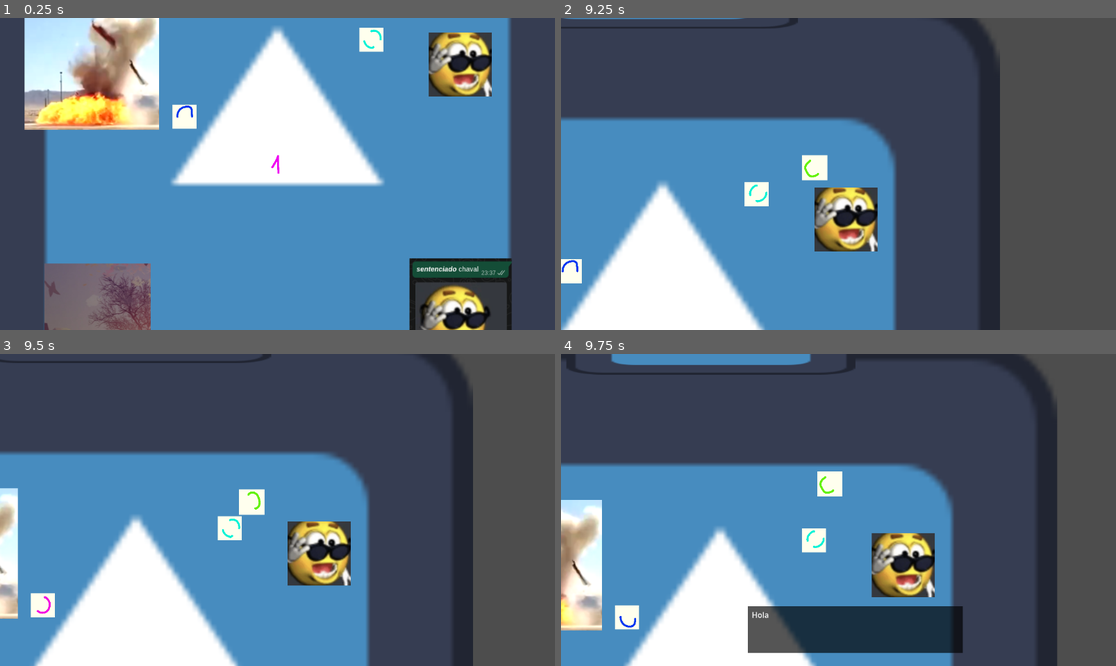
Above: before the commit, frames 1-4 (two rows, left to right).
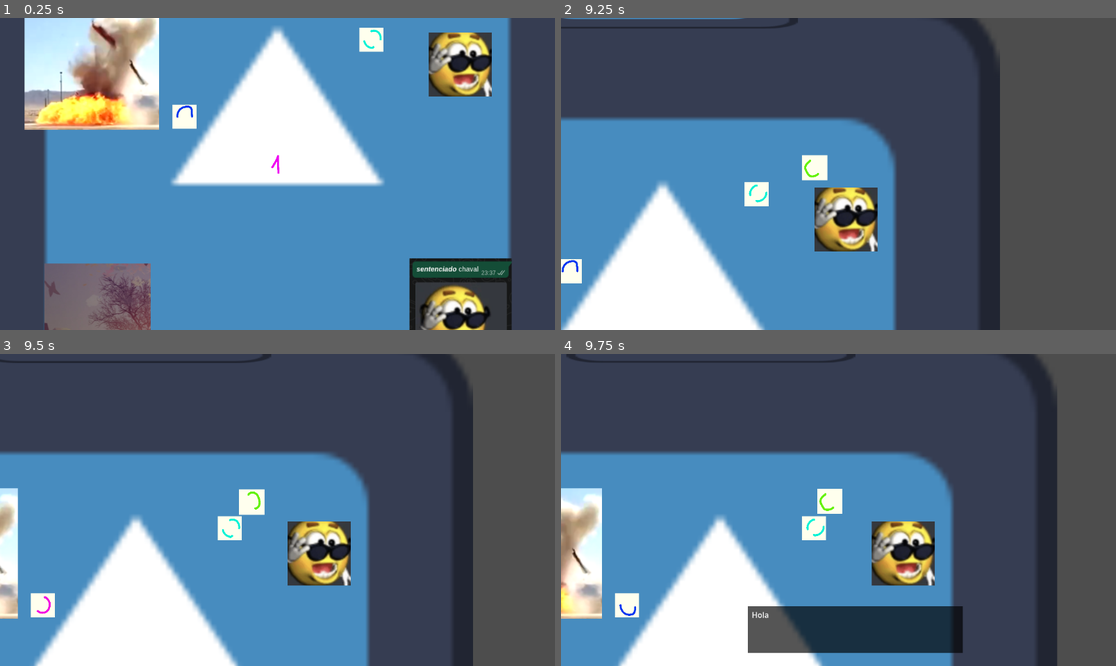
Above: after the commit, the same moments.

Repository: HectorAldao/quantic_gamejam
Game: Godot game, scene res://scenes/zonas/pueblo/pueblo.tscn
Two runs of this game, one before a commit and one after it. Both use one fixed random seed, a clock stepped at 60 frames per second and the inputs below. The engine's default icon, where the game draws it, is replaced by a stand-in: a white triangle on a blue panel in a dark square.
Inputs:
- Up to frame 1 (0.25 s): no input
- Up to frame 2 (9.25 s): hold E (interact) 0.53-1.28 s; hold W (move_character_up) 0.53-2.03 s; tap E (interact) every 1.5 s from 1.35 to 8.85 s; hold E (interact) 2.03-2.78 s; hold A (move_character_left) 2.03-3.53 s; hold S (move_character_down) 3.53-4.28 s; hold E (interact) 3.53-4.28 s; hold D (move_character_right) 4.28-5.03 s; hold W (move_character_up) 5.03-5.78 s; hold E (interact) 5.03-5.78 s; hold D (move_character_right) 5.78-8.03 s; hold E (interact) 6.53-7.28 s; hold S (move_character_down) 8.03-8.78 s; hold E (interact) 8.03-8.78 s; hold A (move_character_left) from 8.78 s (still down)
- Up to frame 3 (9.5 s): keep holding A (move_character_left)
- Up to frame 4 (9.75 s): release A (move_character_left) at 9.53 s; hold W (move_character_up) from 9.53 s (still down); hold E (interact) from 9.53 s (still down)

Frames 1-3 are identical in both runs. In frame 4, 14% of the frame differs, in the area x 0-90%, y 0-100%.

Commit message:
feat: player cant move while in dialog

Diff:
--- /dev/null
+++ b/godot_proyecto/controller/Controller.tscn
@@ -0,0 +1,6 @@
+[gd_scene format=3 uid="uid://ohrtp5hxnq5o"]
+
+[ext_resource type="Script" uid="uid://cmxpm0esl7j73" path="res://controller/controller.gd" id="1_kehcd"]
+
+[node name="Controller" type="Node" unique_id=1851623491]
+script = ExtResource("1_kehcd")
--- /dev/null
+++ b/godot_proyecto/controller/controller.gd
@@ -0,0 +1 @@
+extends Node
--- a/godot_proyecto/scenes/cientifica/cientifica.gd
+++ b/godot_proyecto/scenes/cientifica/cientifica.gd
@@ -32,8 +32,6 @@
 	var root = get_tree().current_scene
 	_search_player_recursively(root)
 
-	#if not player:
-	#	player = get_node_or_null("/root/Personaje")
 	if player:
 		player.interact.connect(_on_player_interact)
 
--- a/godot_proyecto/scenes/personaje/personaje.gd
+++ b/godot_proyecto/scenes/personaje/personaje.gd
@@ -8,6 +8,7 @@
 var animated_sprite
 var mobile_move_controls = null
 var mobile_interact_controls = null
+var can_move: bool = true
 
 
 func _ready() -> void:
@@ -19,8 +20,25 @@
 	mobile_move_controls = get_node_or_null("Camera2D/MobileMoveControls")
 	mobile_interact_controls = get_node_or_null("Camera2D/MobileInteractControls")
 
+	# For stop moving while dialog
+	var root = get_tree().current_scene
+	_connect_signal(root)
+
+
+func _connect_signal(node: Node) -> void:
+	#print(node)
+	if node.has_signal("change_move"):
+		node.change_move.connect(_on_change_move)
+
+	for child in node.get_children():
+		_connect_signal(child)
+
 
 func _physics_process(_delta: float) -> void:
+
+	if not can_move:
+		return
+
 	# Get input direction for top-down movement
 	var direction = Input.get_vector("move_character_left", "move_character_right", "move_character_up", "move_character_down")
 
@@ -66,3 +84,9 @@
 			interact.emit()
 			# Reset the pressed state to prevent multiple triggers
 			mobile_interact_controls.interact_pressed = false
+
+func _on_change_move(tf: bool) -> void:
+	if tf:
+		can_move = true
+	else:
+		can_move = false
--- /dev/null
+++ b/godot_proyecto/scenes/zonas/pueblo/pueblo.gd
@@ -0,0 +1,11 @@
+extends Node2D
+
+
+# Called when the node enters the scene tree for the first time.
+func _ready() -> void:
+	pass # Replace with function body.
+
+
+# Called every frame. 'delta' is the elapsed time since the previous frame.
+func _process(delta: float) -> void:
+	pass
--- a/godot_proyecto/scenes/zonas/pueblo/puerta_granja.gd
+++ b/godot_proyecto/scenes/zonas/pueblo/puerta_granja.gd
@@ -41,7 +41,3 @@
 func _on_player_interact() -> void:
 	if player_in_area:
 		get_tree().change_scene_to_file("res://scenes/zonas/granja/granja.tscn")
-
-# Called every frame. 'delta' is the elapsed time since the previous frame.
-func _process(delta: float) -> void:
-	pass
--- a/godot_proyecto/ui/dialog/dialog_box.gd
+++ b/godot_proyecto/ui/dialog/dialog_box.gd
@@ -1,4 +1,6 @@
 extends Control
+
+signal change_move(tf: bool)
 
 @onready var label = $Label
 @onready var color_rect = $ColorRect
@@ -19,6 +21,7 @@
 		current_dialog_index = 0
 		show_current_dialog()
 		show()
+		change_move.emit(false)
 
 
 func show_current_dialog() -> void:
@@ -36,6 +39,7 @@
 		current_npc = ""
 		current_dialog_index = 0
 		current_dialog_list = []
+		change_move.emit(true)
 
 
 func is_dialog_active() -> bool:
--- a/godot_proyecto/ui/ui_layer.gd
+++ b/godot_proyecto/ui/ui_layer.gd
@@ -13,7 +13,6 @@
 func _connect_npcs(node: Node) -> void:
 	#print(node)
 	if node.has_signal("dialog_requested"):
-		print(node,"has dialog_requested")
 		node.dialog_requested.connect(_on_dialog_requested)
 
 	for child in node.get_children():
@@ -21,7 +20,6 @@
 
 
 func _on_dialog_requested(npc_name: String, dialog_lines: Array = []) -> void:
-	print("_on_dialog_requested")
 	if not dialog_box.is_dialog_active():
 		dialog_box.start_dialog(npc_name, dialog_lines)
 	else:
Not shown, added: godot_proyecto/controller/controller.gd.uid
Not shown, added: godot_proyecto/scenes/zonas/pueblo/pueblo.gd.uid
Not shown, changed: .gitignore
Not shown, changed: docs/index.html
Not shown, changed: docs/index.pck
